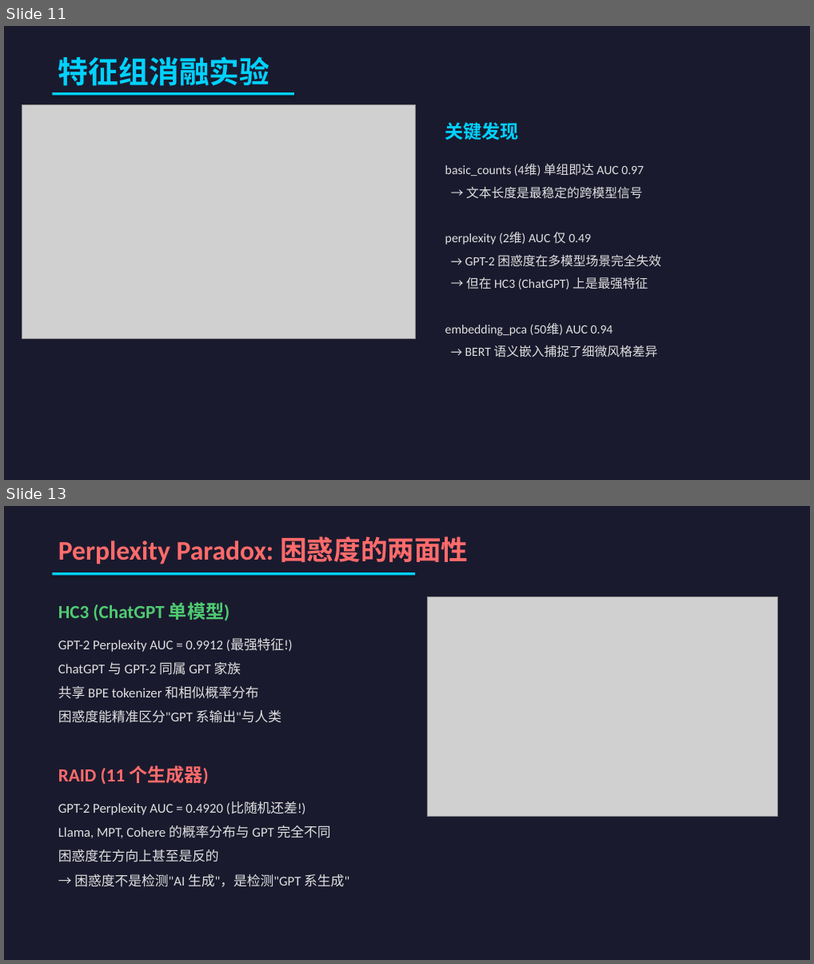
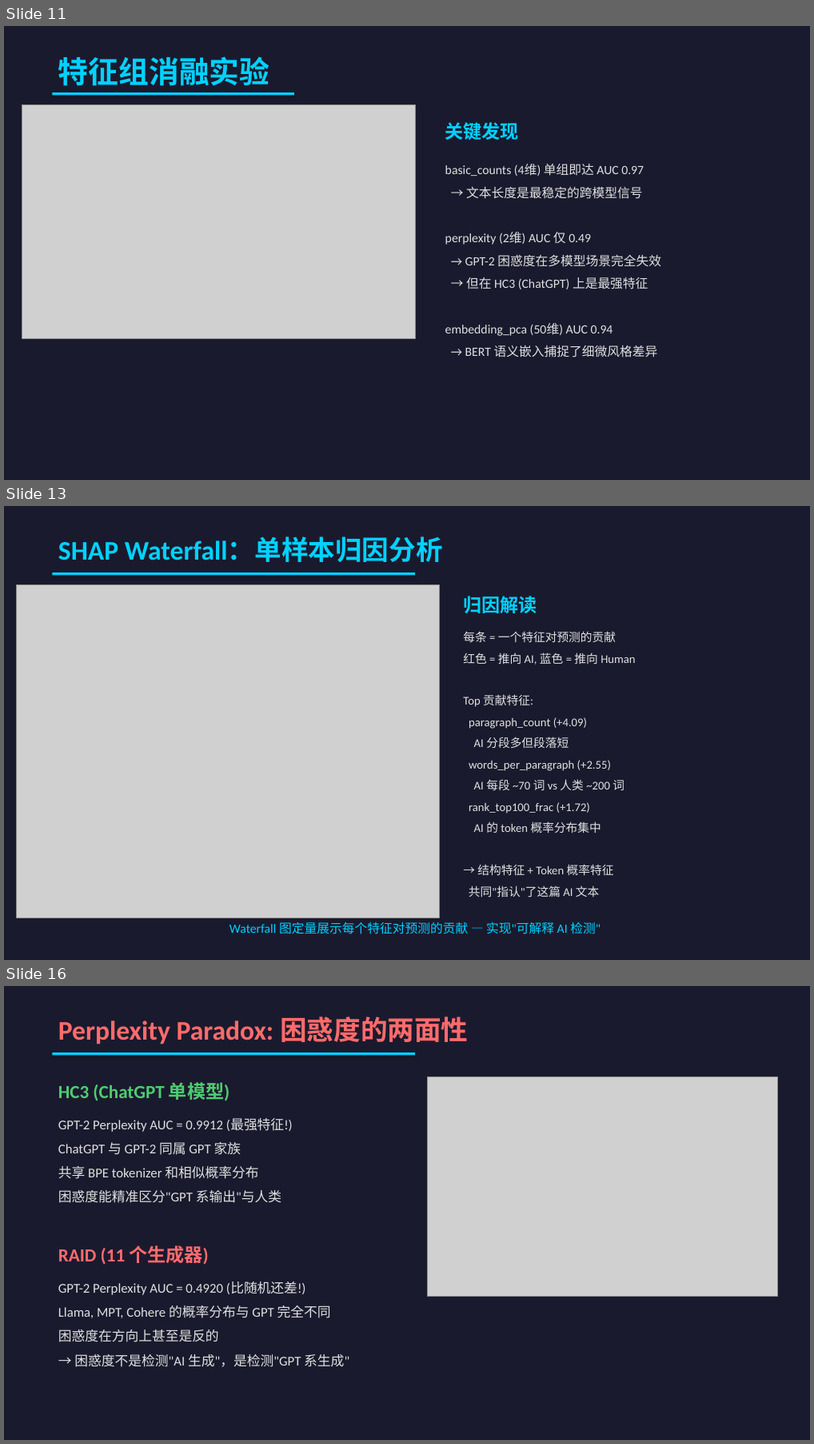
Before and after one commit to HaibinLai/HC3, a slide deck: reports/AIGC_Detection_Presentation.pptx. Shown one above the other, each under a label of ours: slides 11 and 13 before the commit, slides 11, 13 and 16 after it; the slides between them are not shown. The pictures are 814x964 and 814x1444 pixels, drawn with LibreOffice and Linux fonts; fonts in the diff are those of the drawing; grey boxes stand for pictures. Boxes give left, top, right and bottom in pixels: in the first picture for what was removed or moved away, otherwise in the second. Text is boxed around its words. In the diff, an @@ line names an element or a change of style, - is before the commit and + after.

```diff
--- a/reports/AIGC_Detection_Presentation.pptx
+++ b/reports/AIGC_Detection_Presentation.pptx
@@ slide 13 added at (x1=4, y1=506, x2=810, y2=960), background #1A1A2E @@
@@ text added at (x1=58, y1=538, x2=443, y2=562), 32 pt, text #00D2FF, bold @@
+SHAP Waterfall：单样本归因分析
@@ rectangle added at (x1=52, y1=572, x2=415, y2=575), fill #00D2FF @@
@@ picture added at (x1=16, y1=584, x2=439, y2=917) @@
@@ text added at (x1=463, y1=596, x2=537, y2=613), 22 pt, text #00D2FF, bold @@
+归因解读
@@ text added at (x1=463, y1=631, x2=635, y2=896), 14 pt, text #E0E0E0 @@
+每条 = 一个特征对预测的贡献
+红色 = 推向 AI, 蓝色 = 推向 Human
+Top 贡献特征:
+paragraph_count (+4.09)
+AI 分段多但段落短
+words_per_paragraph (+2.55)
+AI 每段 ~70 词 vs 人类 ~200 词
+rank_top100_frac (+1.72)
+AI 的 token 概率分布集中
+→ 结构特征 + Token 概率特征
+共同"指认"了这篇 AI 文本
@@ text added at (x1=230, y1=921, x2=601, y2=934), 15 pt, text #00D2FF @@
+Waterfall 图定量展示每个特征对预测的贡献 — 实现"可解释 AI 检测"
@@ what was slide 13 is now slide 16 @@
```
Also in this commit, not shown: 2 other slides added, 5 other files.
